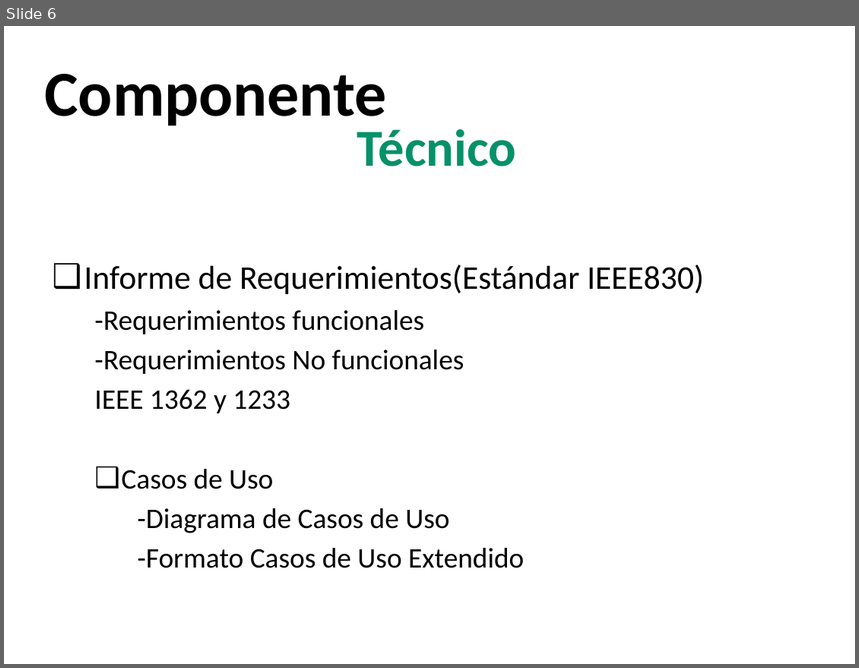
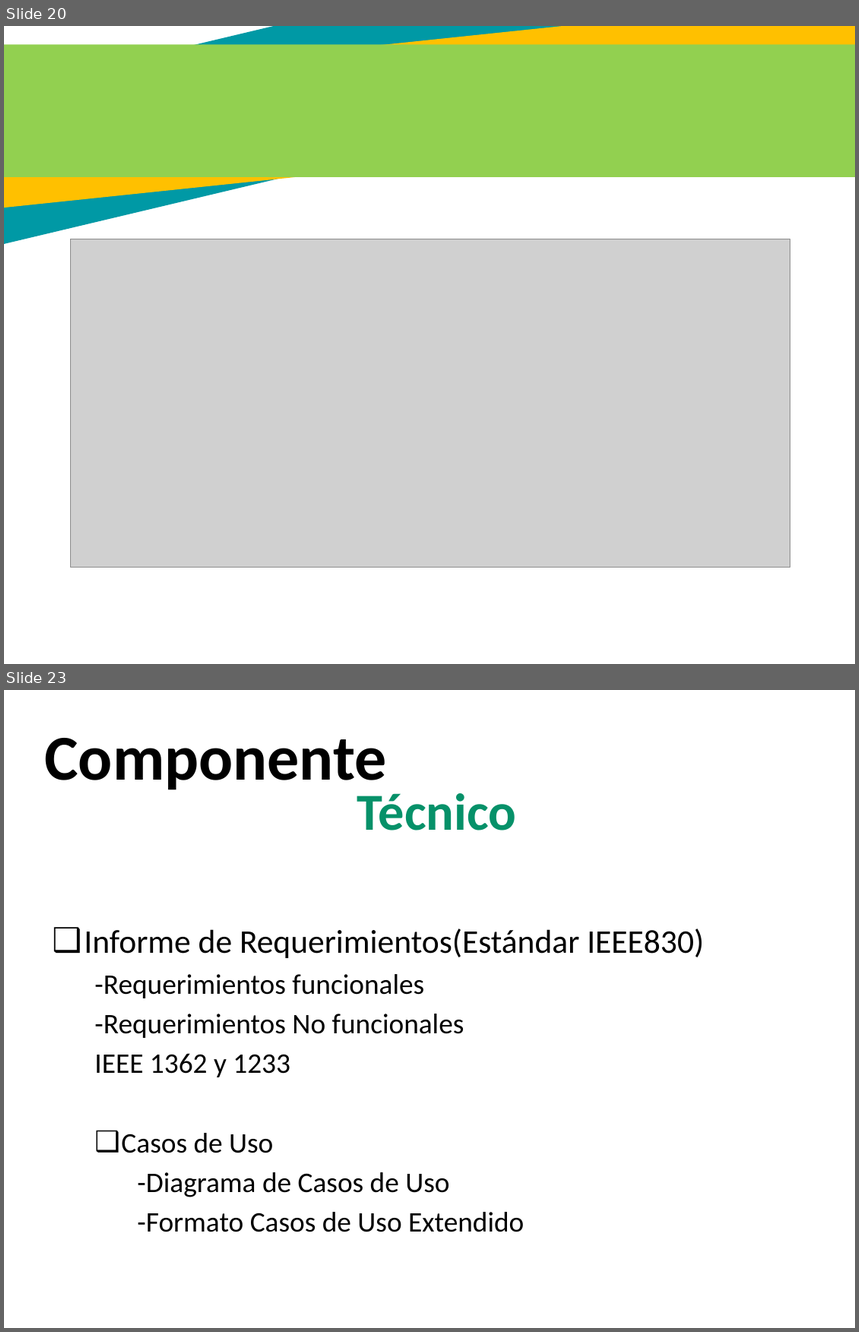
Before and after one commit to Qrlean/Proyecto, a slide deck: presentacionProyecto.pptx. Shown one above the other, each under a label of ours: slide 6 before the commit, slides 20 and 23 after it; the slides between them are not shown. The pictures are 859x668 and 859x1332 pixels, drawn with LibreOffice and Linux fonts; fonts in the diff are those of the drawing; grey boxes stand for pictures; background and template pictures are left out. Boxes give left, top, right and bottom in pixels: in the first picture for what was removed or moved away, otherwise in the second. Text is boxed around its words. In the diff, an @@ line names an element or a change of style, - is before the commit and + after.

```diff
--- a/presentacionProyecto.pptx
+++ b/presentacionProyecto.pptx
@@ slide 20 added at (4,26,855,664), background picture (left out) @@
@@ rectangle added at (4,26,855,287), fill #0099A5 @@
@@ rectangle added at (4,26,855,217), fill #FFC000 @@
@@ rectangle added at (4,45,855,177), fill #92D050 @@
@@ picture added at (70,239,791,567) @@
@@ what was slide 6 is now slide 23 @@
```
Also in this commit, not shown: 1 slide changed, 16 other slides added, 3 other files.
